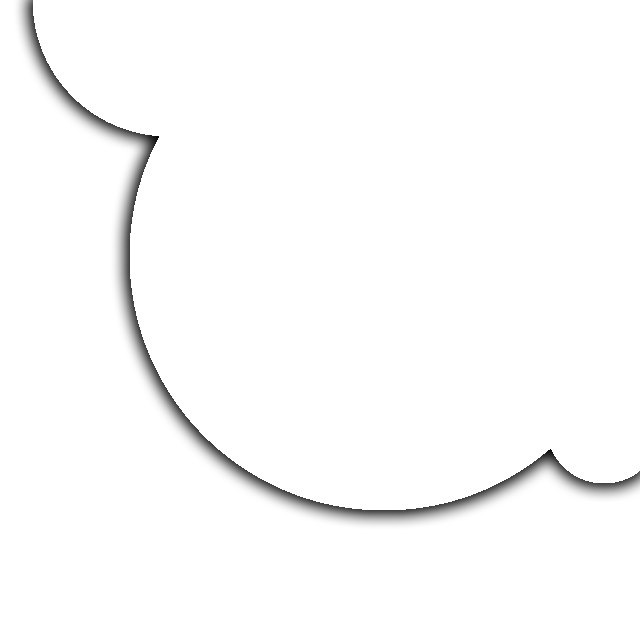
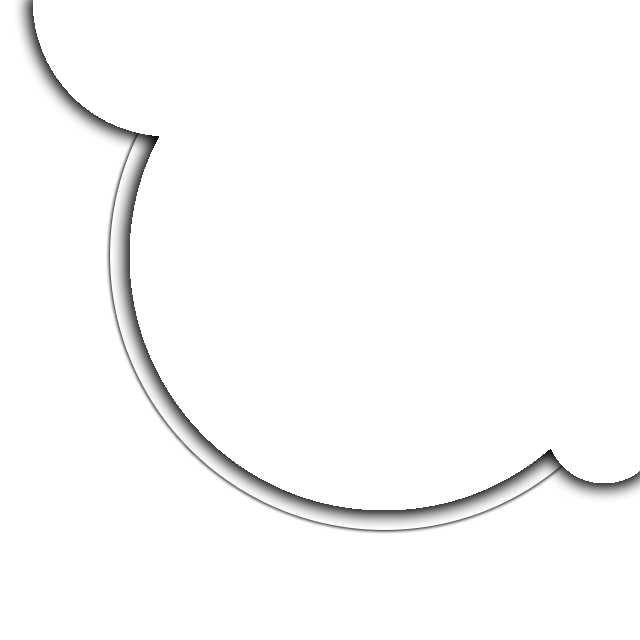
Layer changes from the first 640 × 640 image to the second:
moved "Layer 1" above "Layer 3" over [106,132,564,510]
added layer "Ellipse 5 copy" above "Ellipse 5" over [106,132,564,530]
added layer "Ellipse 5" above "Layer 2" over [110,132,564,530]
